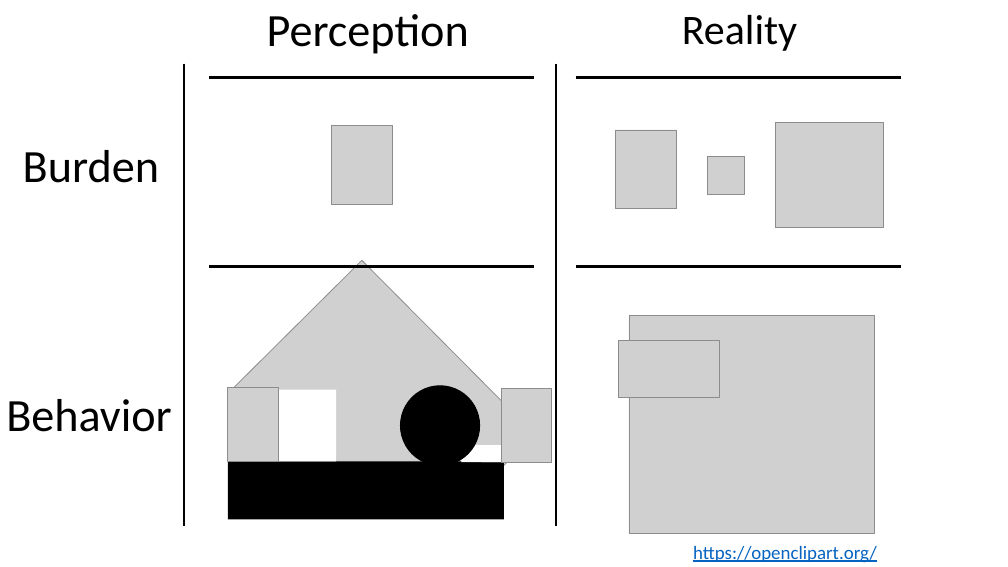
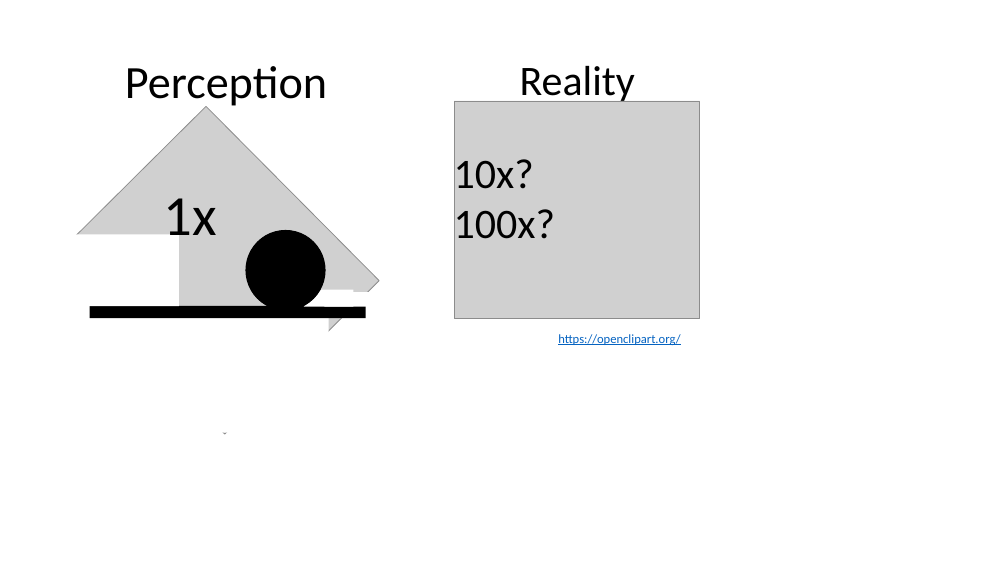
Before and after one commit to wlandau/r-lille-2021, a slide deck: slide 1 of images/figures.pptx. Drawn at 1008x567 pixels with LibreOffice and Linux fonts; fonts in the diff are those of the drawing; grey boxes stand for pictures. Boxes give left, top, right and bottom in pixels: in the first picture for what was removed or moved away, otherwise in the second. Text is boxed around its words. In the diff, an @@ line names an element or a change of style, - is before the commit and + after.

Commit message:
refactor: images and slide title

```diff
--- a/images/figures.pptx
+++ b/images/figures.pptx
@@ text "Perception" rewrapped from [267,14,469,54] to [125,66,327,110] @@
@@ text "Reality" rewrapped from [682,15,797,51] to [520,66,635,106] @@
@@ line removed from (185, 64) to (185, 526) @@
@@ line removed from (209, 77) to (535, 77) @@
@@ line removed from (556, 64) to (556, 526) @@
@@ line removed from (575, 78) to (901, 78) @@
@@ picture: place and size @@
-picture at [629,315,875,533]
+picture at [454,101,700,319]
@@ picture removed at [331,126,392,204] @@
@@ picture removed at [616,130,677,209] @@
@@ picture removed at [776,123,883,228] @@
@@ text removed at [23,150,159,183] @@
-Burden
@@ text added at [454,154,555,249], 40 pt, text #000000 @@
+10x?
+100x?
@@ picture removed at [707,157,745,194] @@
@@ text added at [164,198,217,249], 54 pt, text #000000 @@
+1x
@@ 2 rectangles, 1 picture, 1 ellipse: place and size @@
-2 rectangles, 1 picture, 1 ellipse at [189,260,536,567]
+2 rectangles, 1 picture, 1 ellipse at [32,106,379,434]
@@ line removed from (209, 266) to (535, 266) @@
@@ line removed from (575, 266) to (901, 266) @@
@@ rectangle: place and size @@
-rectangle at [482,448,531,462]
+rectangle at [324,292,374,306]
@@ rectangle: place and size @@
-rectangle at [259,510,498,567]
+rectangle at [90,318,329,433]
@@ rectangle: place and size @@
-rectangle at [228,461,504,519]
+rectangle at [90,306,366,318]
@@ text "https://openclipart.org/": place and size @@
-text "https://openclipart.org/" at [693,546,877,563]
+text "https://openclipart.org/" at [558,334,680,345]
@@ text "https://openclipart.org/" at [558,334,680,345]: size 18 to 12 pt @@
@@ picture removed at [619,340,719,398] @@
@@ picture removed at [228,387,278,461] @@
@@ picture removed at [501,389,552,463] @@
@@ text removed at [6,399,172,432] @@
-Behavior
```
Also in this commit, not shown: 1 other slide changed, 5 other files.
